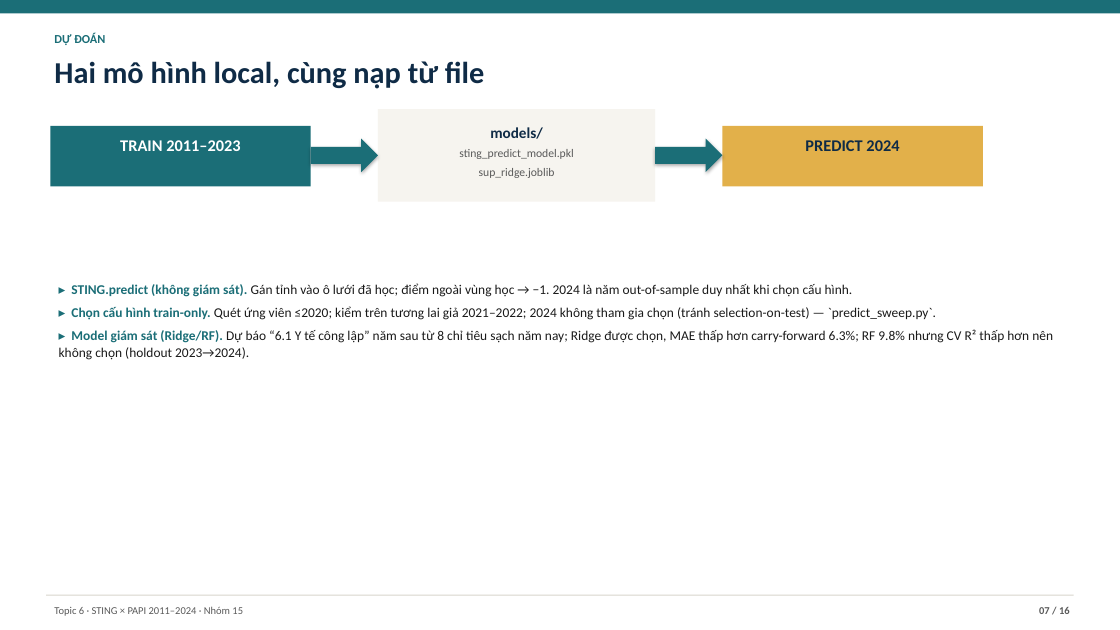
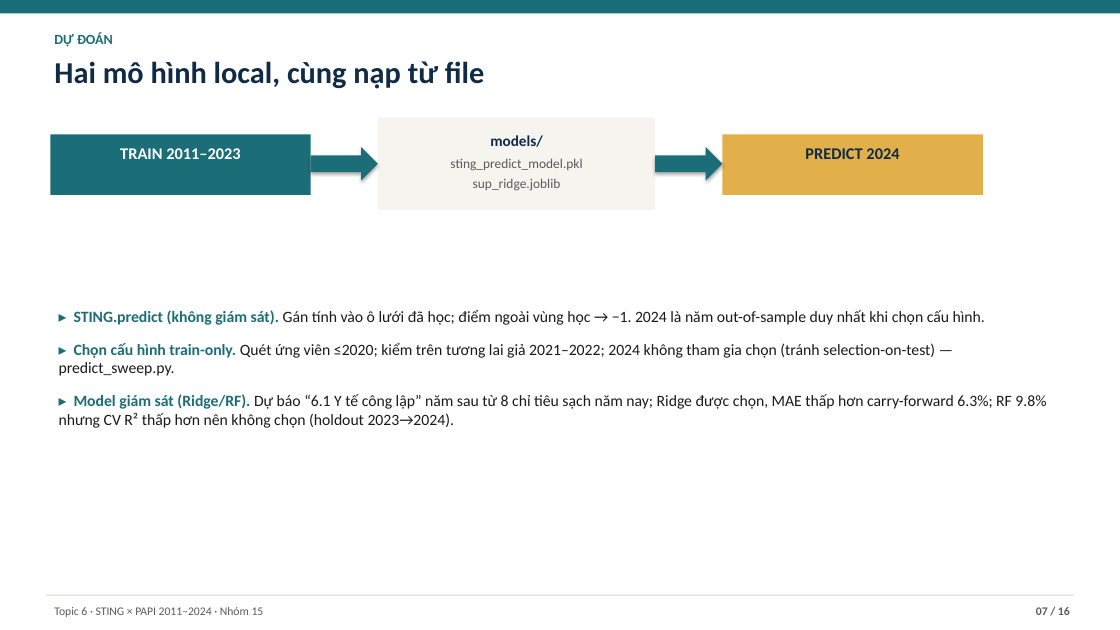
Before and after one commit to JasonTM17/Grid_Based_Sociology, a slide deck: slide 7 of slides/final.pptx. Drawn at 1120x630 pixels with LibreOffice and Linux fonts; fonts in the diff are those of the drawing. Boxes give left, top, right and bottom in pixels: in the first picture for what was removed or moved away, otherwise in the second. Text is boxed around its words. In the diff, an @@ line names an element or a change of style, - is before the commit and + after.

```diff
--- a/slides/final.pptx
+++ b/slides/final.pptx
@@ text "DỰ ĐOÁN" at <box>54,33,113,47</box>: size 10.5 to 12 pt @@
@@ 3 texts, 3 rectangles, 2 right arrows: place and size @@
-3 texts, 3 rectangles, 2 right arrows at <box>50,109,983,202</box>
+3 texts, 3 rectangles, 2 right arrows at <box>50,118,983,210</box>
@@ text at <box>450,158,582,191</box>: size 10 to 11.5 pt in "sting_predict_model.pkl sup_ridge.joblib" @@
@@ text "▸ STING.predict (không giám sát). ...": place and size @@
-text "▸ STING.predict (không giám sát). ..." at <box>59,283,1053,360</box>
+text "▸ STING.predict (không giám sát). ..." at <box>59,310,1046,428</box>
@@ text at <box>59,310,985,376</box>: text changed; size 11.5 to 13.5 pt @@
-▸ STING.predict (không giám sát). Gán tỉnh vào ô lưới đã học; điểm ngoài vùng học → −1. 2024 là năm out-of-sample duy nhất khi chọn cấu hình.
-▸ Chọn cấu hình train-only. Quét ứng viên ≤2020; kiểm trên tương lai giả 2021–2022; 2024 không tham gia chọn (tránh selection-on-test) — `predict_sweep.py`.
+▸ STING.predict (không giám sát). Gán tính vào ô lưới đã học; điểm ngoài vùng học → −1. 2024 là năm out-of-sample duy nhất khi chọn cấu hình.
+▸ Chọn cấu hình train-only. Quét ứng viên ≤2020; kiểm trên tương lai giả 2021–2022; 2024 không tham gia chọn (tránh selection-on-test) — predict_sweep.py.
@@ text at <box>59,394,1046,428</box>: size 11.5 to 13.5 pt in "▸ Model giám sát (Ridge/RF). Dự báo ..."; more space between paragraphs @@
@@ text "Topic 6 · STING × ..." at <box>54,607,264,617</box>: size 9 to 10 pt @@
@@ text "07 / 16" at <box>1036,607,1070,615</box>: size 9 to 10 pt @@
```
Also in this commit, not shown: 14 other slides changed, 13 other files.
